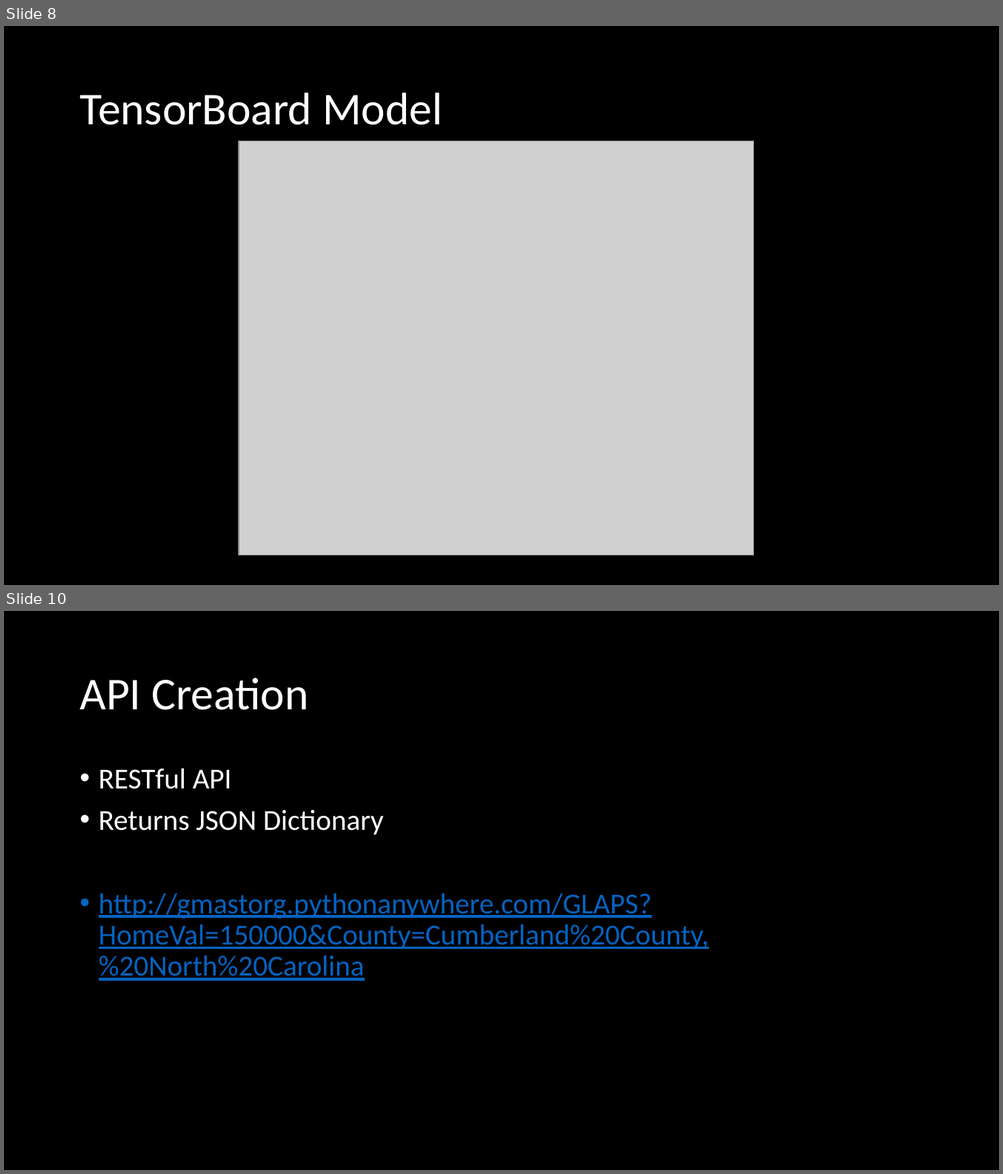
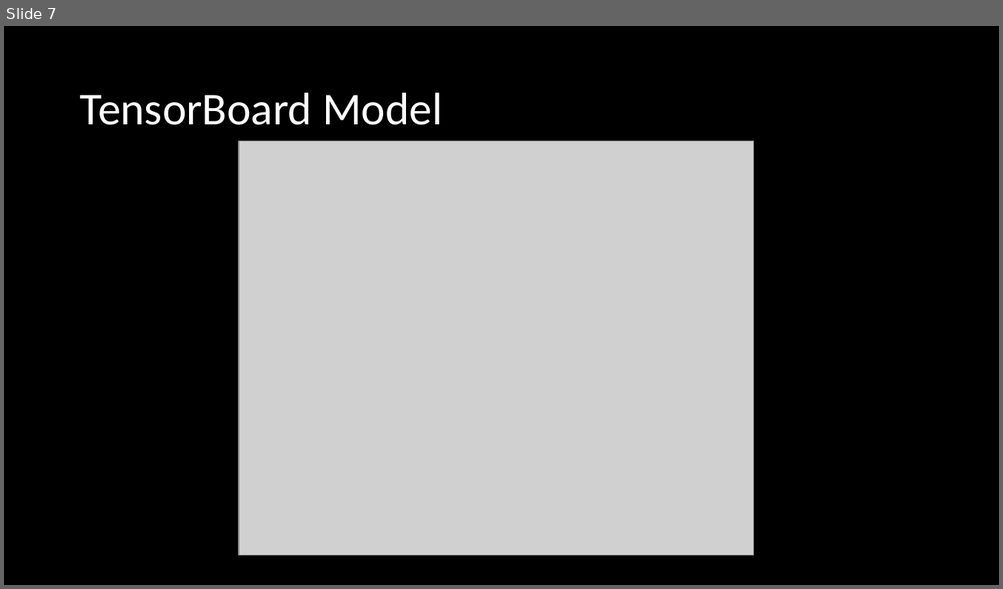
Before and after one commit to milsteam4144/GLAPS, a slide deck: Presentation/GLAPS Presentation.pptx. Shown one above the other, each under a label of ours: slides 8 and 10 before the commit, slide 7 after it; the slides between them are not shown. The pictures are 1003x1174 and 1003x589 pixels, drawn with LibreOffice and Linux fonts; fonts in the diff are those of the drawing; grey boxes stand for pictures. Boxes give left, top, right and bottom in pixels: in the first picture for what was removed or moved away, otherwise in the second. Text is boxed around its words. In the diff, an @@ line names an element or a change of style, - is before the commit and + after.

```diff
--- a/Presentation/GLAPS Presentation.pptx
+++ b/Presentation/GLAPS Presentation.pptx
@@ slide 10 removed at [4,611,999,1170], background #000000 @@
@@ title removed at [79,678,308,710] @@
-API Creation
@@ text removed at [99,768,708,981] @@
-• RESTful API
-• Returns JSON Dictionary
-• http://gmastorg.pythonanywhere.com/GLAPS?HomeVal=150000&County=Cumberland%20County,%20North%20Carolina
@@ what was slide 8 is now slide 7 @@
```
Also in this commit, not shown: 5 slides changed, 1 slide added, 3 other slides removed.
